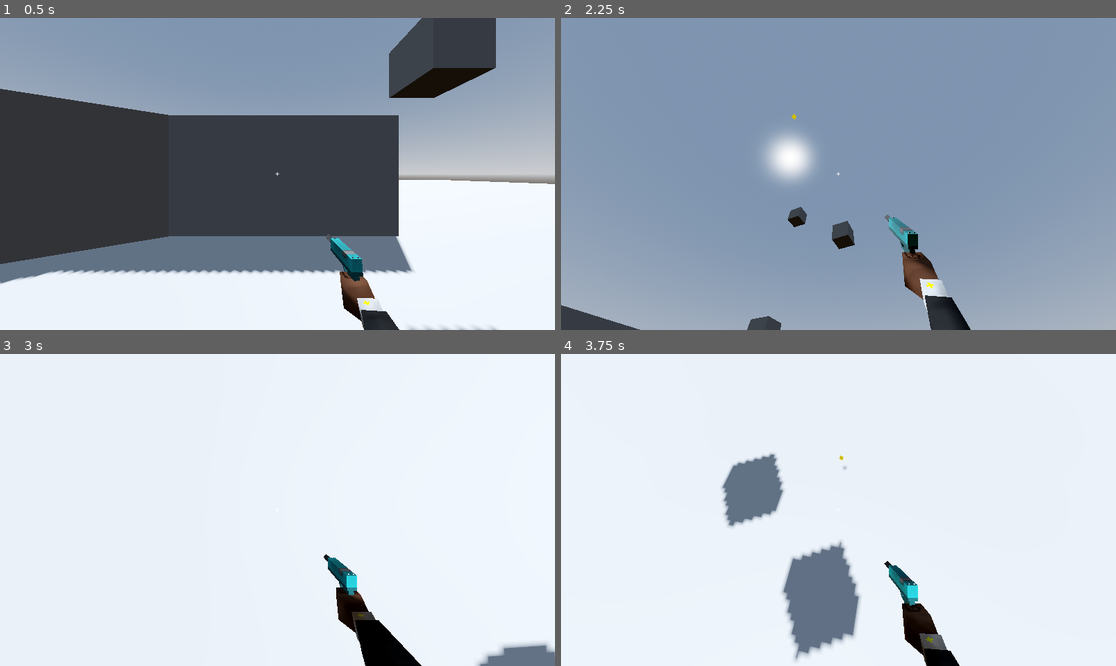
Above: before the commit, frames 1-4 (two rows, left to right).
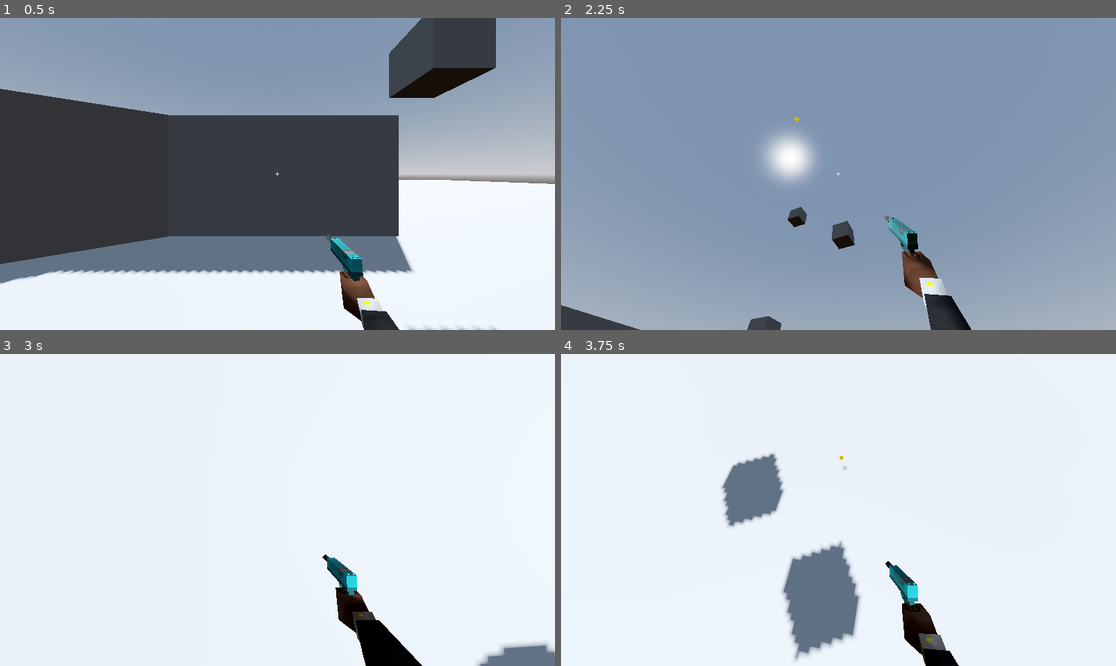
Above: after the commit, the same moments.

Repository: TheoLomeuBraga/kill-the-tower-boss
Game: Godot game, scene res://player/test_level.tscn
Two runs of this game, one before a commit and one after it. Both use one fixed random seed, a clock stepped at 60 frames per second and the inputs below. The project has no main scene, so this scene is started directly.
Inputs (mouse positions are in pixels of both pictures, inside the frame that each line leads up to):
- Up to frame 1 (0.5 s): no input
- Up to frame 2 (2.25 s): move the mouse to (960, 158) at 0.52 s; press the mouse at (960, 158) at 0.53 s; hold D (right) 0.53-1.28 s; tap Space (jump) at 0.77, 1.52 s; move the mouse to (727, 189) at 1.27 s; release the mouse at (727, 189) at 1.28 s; hold S (back) 1.28-2.03 s; tap W (foward) at 1.35 s; click (727, 189) at 1.55 s; move the mouse to (894, 105) at 2.02 s; press the mouse at (894, 105) at 2.03 s; hold D (right) from 2.03 s (still down); tap Down (look_down) at 2.1 s
- Up to frame 3 (3 s): keep holding D (right); move the mouse to (249, 572) at 2.77 s; release the mouse at (249, 572) at 2.78 s; tap Left (look_left) at 2.85 s
- Up to frame 4 (3.75 s): tap Space (jump) at 3.02 s; click (810, 572) at 3.05 s; move the mouse to (1005, 556) at 3.52 s; release D (right) at 3.53 s; press the mouse at (1005, 556) at 3.53 s; hold A (left) from 3.53 s (still down); tap Right (look_right) at 3.6 s

Frame 1 is identical in both runs. In frame 2, 0.2% of the frame differs, in the area x 41-74%, y 30-100%; in frame 3, less than 0.1%; in frame 4, 0.1%.

Commit message:
add basic wepon sway

Diff:
--- a/player/gun_control.gd
+++ b/player/gun_control.gd
@@ -4,11 +4,14 @@
 @export var body : CharacterBody3D
 @export var player_movement : PlayerMovement
 @export var player_model : PlayerModel
+@export var camera : Camera3D
 
 @export var inventory : Array[GunInfo]
 @export var current_wepon : int = 0
 
 @export var target_raycast : RayCast3D
+
+var rng : RandomNumberGenerator = RandomNumberGenerator.new()
 
 func set_gun(no : int) -> void:
 	if current_wepon == min(no,inventory.size() -1):
@@ -32,6 +35,20 @@
 		projectile.data = inventory[current_wepon].projectile_info
 		projectile.start()
 
+var camera_rots_last_frame : Vector3
+
+func sway_gun(delta:float)->void:
+	var rot_change : Vector3 = Vector3(camera.rotation.x,body.rotation.y,0.0) - camera_rots_last_frame
+	rot_change *= 2.0
+	rot_change.clamp(Vector3.ONE,-Vector3.ONE)
+
+	player_model.gun_animator_rotation.x = rotate_toward(player_model.gun_animator_rotation.x,-rot_change.x,delta)
+	player_model.gun_animator_rotation.y = rotate_toward(player_model.gun_animator_rotation.y,rot_change.y,delta)
+
+	camera_rots_last_frame = Vector3(camera.rotation.x,body.rotation.y,0.0)
+
+
+
 func _process(delta: float) -> void:
 	if Input.is_action_just_pressed("wepon_1"):
 		set_gun(0)
@@ -46,3 +63,5 @@
 
 	if Input.is_action_just_pressed("shot") and player_model.gun != null:
 		shot()
+
+	sway_gun(delta)
--- a/player/player.tscn
+++ b/player/player.tscn
@@ -5,6 +5,7 @@
 [ext_resource type="Script" uid="uid://sph487wn7ajs" path="res://player/gun_control.gd" id="2_g1dw6"]
 [ext_resource type="Script" uid="uid://5ihhl4vr45q5" path="res://scripts/gun_info.gd" id="3_qjkh3"]
 [ext_resource type="Script" uid="uid://dsfbwvui8fvt4" path="res://scripts/projectile_info.gd" id="4_qjkh3"]
+[ext_resource type="Script" uid="uid://u7trxdlheisb" path="res://scripts/stats.gd" id="6_g6k8r"]
 
 [sub_resource type="CapsuleShape3D" id="CapsuleShape3D_kqu6x"]
 
@@ -64,11 +65,12 @@
 [node name="RayCast3D" type="RayCast3D" parent="Camera3D" unique_id=220714997]
 target_position = Vector3(0, 0, -100)
 
-[node name="GunControl" type="Node" parent="Camera3D" unique_id=816634884 node_paths=PackedStringArray("body", "player_movement", "player_model", "target_raycast")]
+[node name="GunControl" type="Node" parent="Camera3D" unique_id=816634884 node_paths=PackedStringArray("body", "player_movement", "player_model", "camera", "target_raycast")]
 script = ExtResource("2_g1dw6")
 body = NodePath("../..")
 player_movement = NodePath("../../PlayerMovement")
 player_model = NodePath("../PlayerModel")
+camera = NodePath("..")
 inventory = Array[ExtResource("3_qjkh3")]([SubResource("Resource_rgyib"), SubResource("Resource_hg6s5")])
 target_raycast = NodePath("../RayCast3D")
 
@@ -99,6 +101,11 @@
 grapple_raycast = NodePath("../Camera3D/RayCast3D")
 grapple_hope = NodePath("../grapple_hope")
 
+[node name="Stats" type="Node" parent="." unique_id=598903094]
+script = ExtResource("6_g6k8r")
+faction = 0
+metadata/_custom_type_script = "uid://u7trxdlheisb"
+
 [node name="grapple_hope" type="Node3D" parent="." unique_id=626555924]
 visible = false
 
--- a/player/player_movement.gd
+++ b/player/player_movement.gd
@@ -33,7 +33,7 @@
 var grapple_place : Vector3
 
 func launch_grapple() -> void:
-	if grapple_raycast.is_colliding():
+	if grapple_raycast.is_colliding() and grapple_raycast.get_collision_point().distance_to(body.global_position) < grapple_range:
 		grapple_place = grapple_raycast.get_collision_point()
 		estate = grapple_estate
 		grapple_hope.visible = true
@@ -51,7 +51,7 @@
 
 	var force : Vector3 = Vector3.ZERO
 
-	if displacement > 0.0 and t_dis < grapple_range:
+	if displacement > 0.0:
 		var sf_magnetude : float = grapple_stffness * displacement
 		var sf : Vector3 = t_dir * sf_magnetude
 
--- a/scripts/project_behavior.gd
+++ b/scripts/project_behavior.gd
@@ -19,6 +19,11 @@
 	else:
 		pass
 
+func check_colision() -> void:
+	if data.speed < 0.0:
+		pass
+	else:
+		pass
 
 func _physics_process(delta: float) -> void:
 	if data.speed < 0.0:
--- a/scripts/stats.gd
+++ b/scripts/stats.gd
@@ -5,8 +5,10 @@
 signal damaged(int)
 signal dead()
 
-var max_health : int = 100
-var health : int = 100 :
+@export var faction : GlobalEnums.Faction = GlobalEnums.Faction.ENEMY
+
+@export var max_health : int = 100
+@export var health : int = 100 :
 	set(value):
 
 		if value == health:
